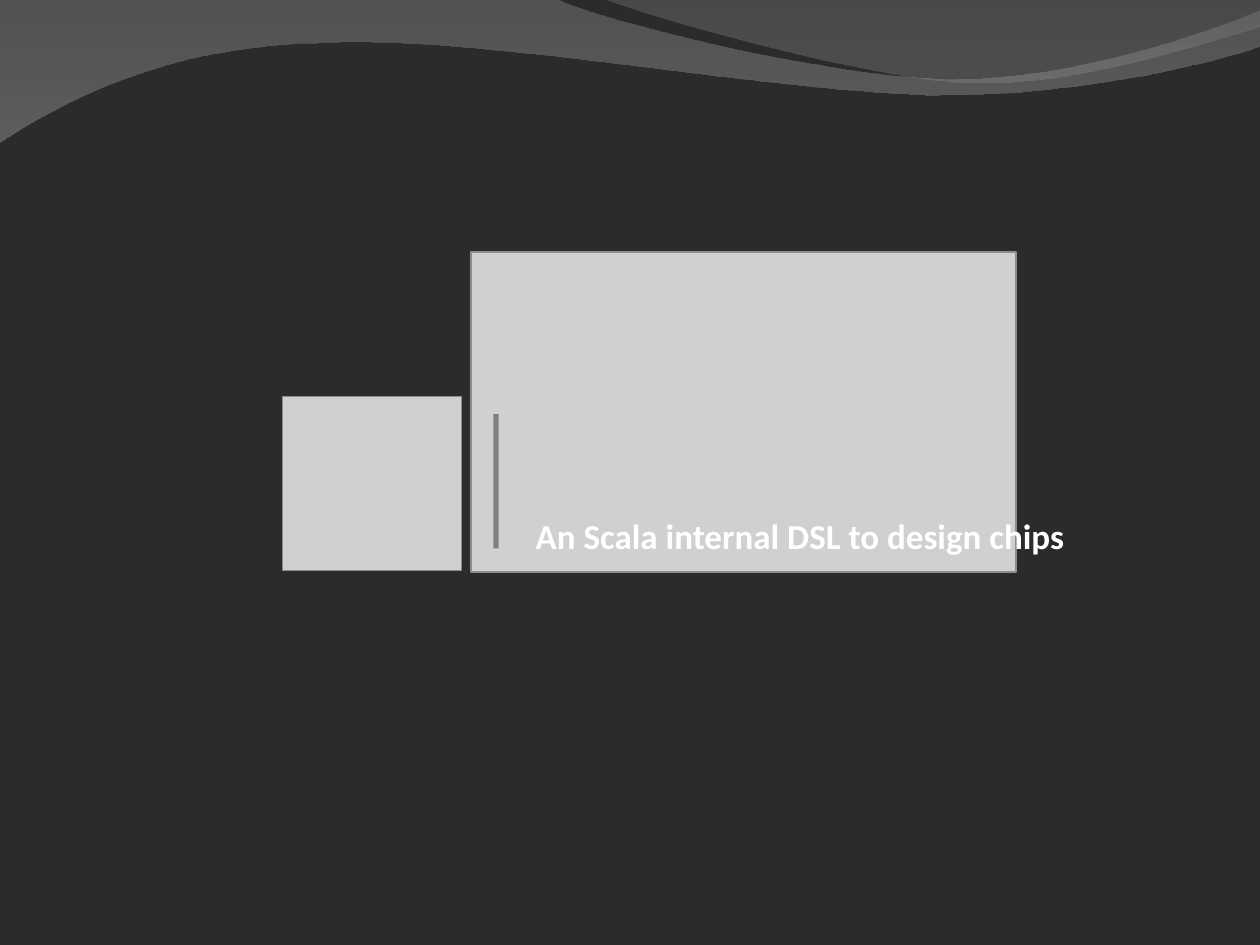
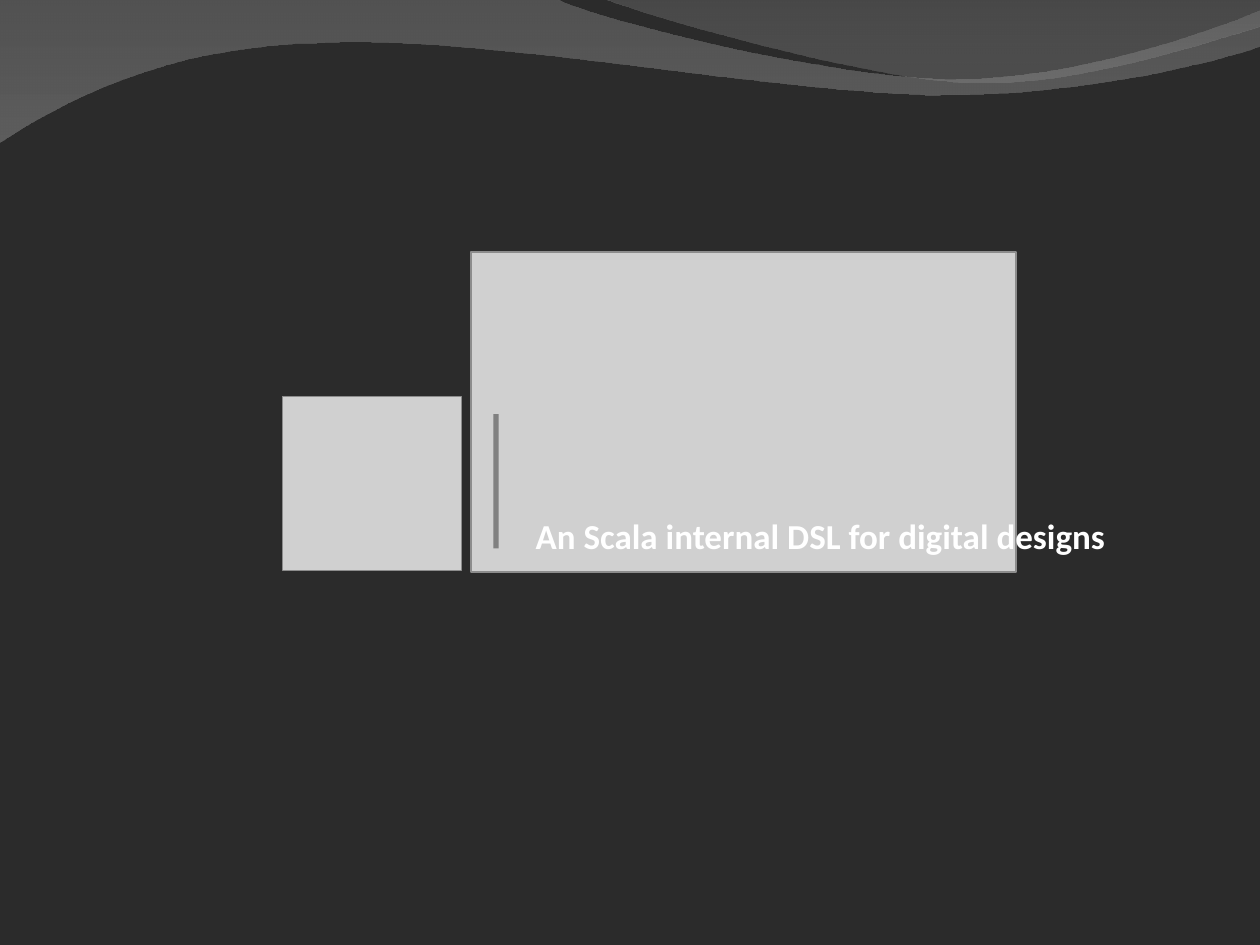
Before and after one commit to SpinalHDL/SpinalDoc, a slide deck: slide 1 of presentation/en/presentation_dsl.odp. Drawn at 1260x945 pixels with LibreOffice and Linux fonts; fonts in the diff are those of the drawing; grey boxes stand for pictures; background and template pictures are left out; a plain dark background stands for a picture behind light text. Boxes give left, top, right and bottom in pixels: in the first picture for what was removed or moved away, otherwise in the second. Text is boxed around its words. In the diff, an @@ line names an element or a change of style, - is before the commit and + after.

```diff
--- a/presentation/en/presentation_dsl.odp
+++ b/presentation/en/presentation_dsl.odp
@@ text at [536, 520, 1105, 558]: text changed @@
-An Scala internal DSL to design chips
+An Scala internal DSL for digital designs
```
Also in this commit, not shown: 7 other slides changed, 4 slides added, 1 other file.
